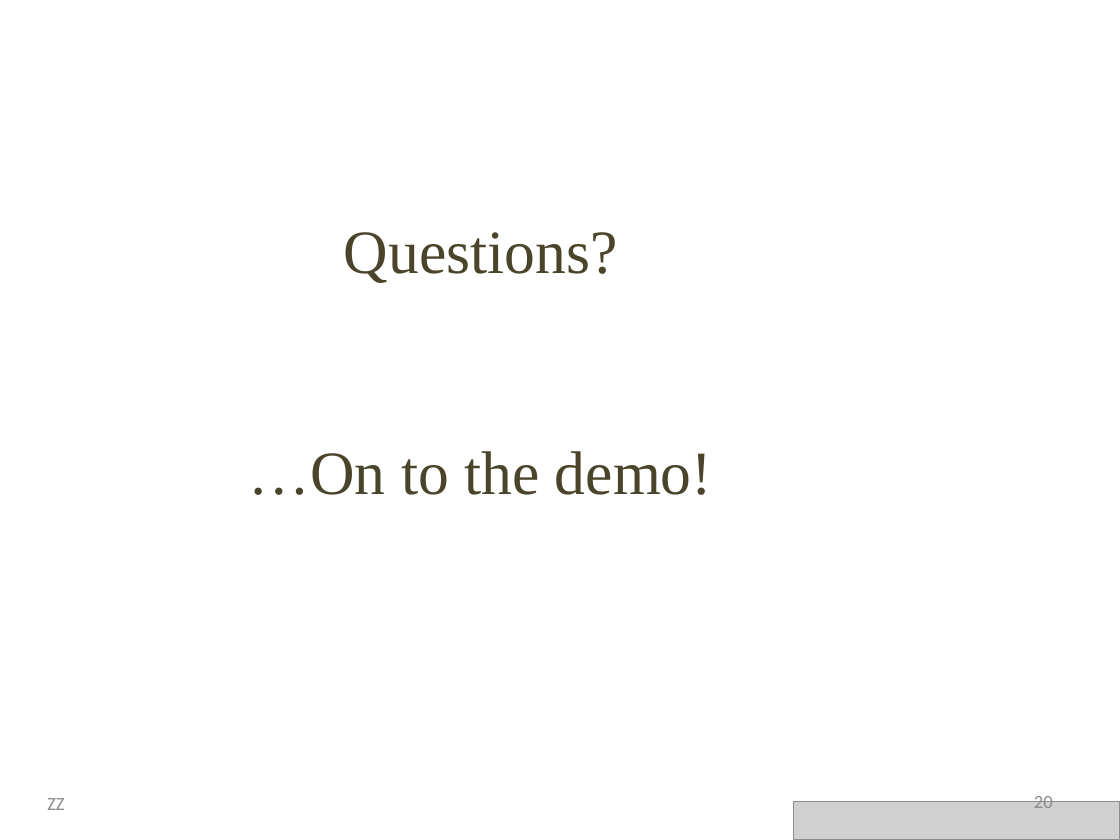
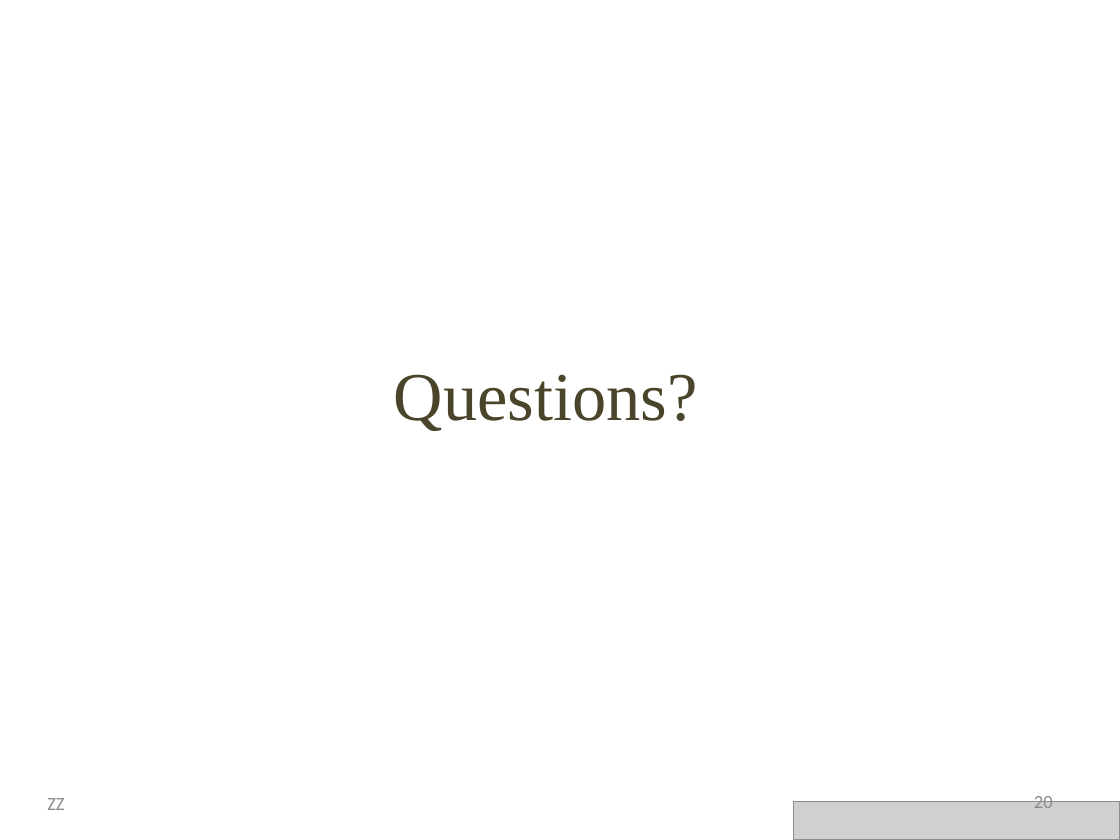
Before and after one commit to Stevie-Nicks-and-the-Xaybanha-Zhous/SelectiveBirdFeeder, a slide deck: slide 20 of Smart_Bird_Feeder_Presentation.pptx. Drawn at 1120x840 pixels with LibreOffice and Linux fonts; fonts in the diff are those of the drawing; grey boxes stand for pictures; background and template pictures are left out. Boxes give left, top, right and bottom in pixels: in the first picture for what was removed or moved away, otherwise in the second. Text is boxed around its words. In the diff, an @@ line names an element or a change of style, - is before the commit and + after.

Commit message:
Add files via upload
Forgot to save it after adding the demo links - this is as it was when we presented.

```diff
--- a/Smart_Bird_Feeder_Presentation.pptx
+++ b/Smart_Bird_Feeder_Presentation.pptx
@@ title at [394, 374, 698, 431]: text changed; size 39.6 to 44 pt @@
-Questions?
-…On to the demo!
+Questions?
```
Also in this commit, not shown: 5 other slides changed, 1 slide added.
